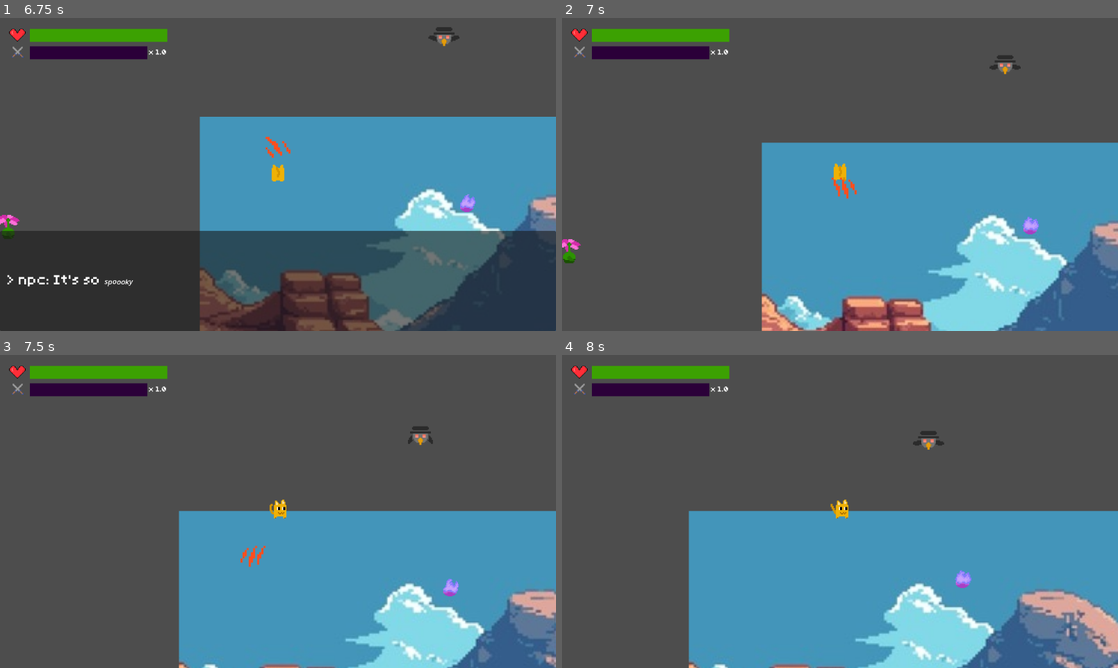
Above: before the commit, frames 1-4 (two rows, left to right).
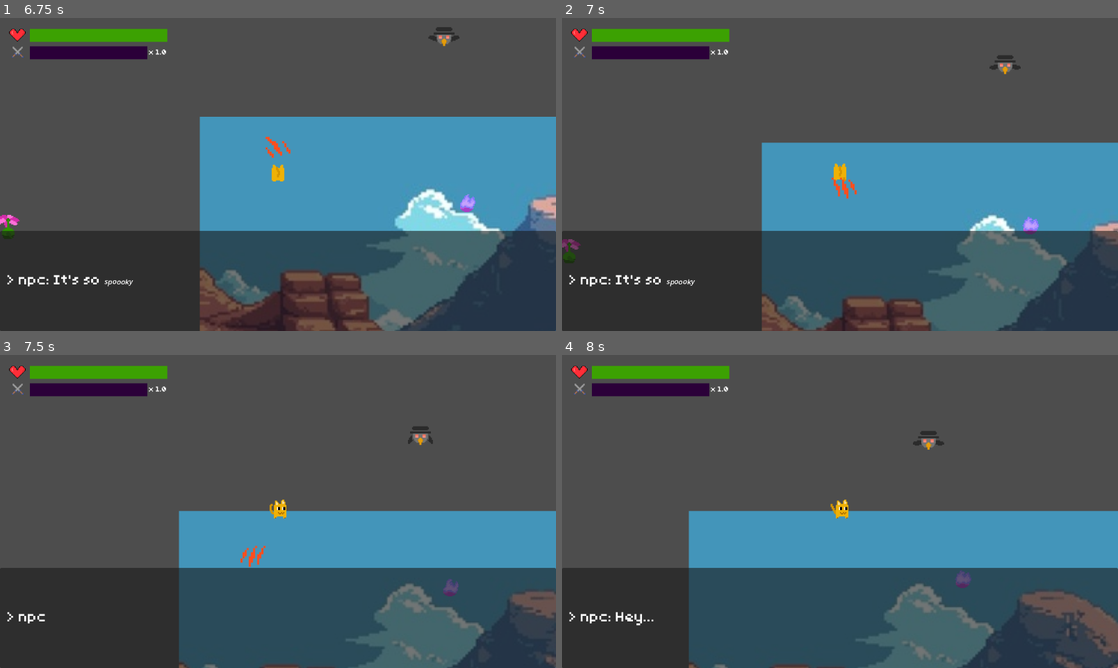
Above: after the commit, the same moments.

Repository: InvertedCarrot/PIXEL-JAM-2025
Game: Godot game, scene res://scenes/levels/level_debug.tscn
Two runs of this game, one before a commit and one after it. Both use one fixed random seed, a clock stepped at 60 frames per second and the inputs below.
Inputs (mouse positions are in pixels of both pictures, inside the frame that each line leads up to):
- Up to frame 1 (6.75 s): tap Enter (ui_accept) at 0.5, 0.77, 1.52, 3.02, 3.77, 4.52, 6.02 s; move the mouse to (400, 158) at 0.52 s; hold Right (right) 0.53-1.28 s; tap Space (attack) every 0.75 s from 0.6 to 6.6 s; click (400, 158) at 0.67 s; move the mouse to (166, 190) at 1.27 s; hold Down (down) 1.28-2.03 s; move the mouse to (333, 105) at 2.02 s; hold Right (right) 2.03-2.78 s; move the mouse to (250, 237) at 2.77 s; hold Up (up) 2.78-3.53 s; click (250, 237) at 2.92 s; move the mouse to (444, 221) at 3.52 s; hold Left (left) 3.53-5.03 s; tap 1 (debug) at 4.15 s; move the mouse to (111, 127) at 4.27 s; tap 2 (debug2, bound only after the commit) at 4.9 s; move the mouse to (305, 174) at 5.02 s; hold Down (down) 5.03-5.78 s; click (305, 174) at 5.17 s; move the mouse to (194, 96) at 5.77 s; hold Right (right) 5.78-6.53 s; move the mouse to (400, 158) at 6.52 s; hold Up (up) from 6.53 s (still down)
- Up to frame 2 (7 s): keep holding Up (up); tap Enter (ui_accept) at 6.77 s
- Up to frame 3 (7.5 s): move the mouse to (166, 527) at 7.27 s; release Up (up) at 7.28 s; hold Right (right) from 7.28 s (still down); tap Space (attack) at 7.35 s; click (166, 527) at 7.42 s
- Up to frame 4 (8 s): keep holding Right (right); tap Enter (ui_accept) at 7.52 s

Frame 1 is identical in both runs. In frame 2, 32% of the frame differs, in the area x 0-100%, y 68-100%; in frame 3, 32%; in frame 4, 32%.

Commit message:
better dialogues

Diff:
--- a/globals/globals.gd
+++ b/globals/globals.gd
@@ -130,8 +130,13 @@
 
 var dialogue_active: bool = false
 
-enum dialogue_stage{
-	START,
-	CUTSCENE1,
-	CUTSCENE2
+const DIALOGUE_BOX_SCENE = preload("res://scenes/UI/dialogue/dialogue_box.tscn")
+
+var CUTSCENE_DATA = {
+	"start":{
+		"gdscript": load("res://scenes/UI/dialogue/dialogues/start.gd")
+	},
+	"second":{
+		"gdscript": load("res://scenes/UI/dialogue/dialogues/second.gd")
+	}
 }
--- a/project.godot
+++ b/project.godot
@@ -64,6 +64,11 @@
 "events": [Object(InputEventKey,"resource_local_to_scene":false,"resource_name":"","device":0,"window_id":0,"alt_presse …(189 unchanged characters)…
 ]
 }
+debug2={
+"deadzone": 0.5,
+"events": [Object(InputEventKey,"resource_local_to_scene":false,"resource_name":"","device":-1,"window_id":0,"alt_pressed":false,"shift_pressed":false,"ctrl_pressed":false,"meta_pressed":false,"pressed":false,"keycode":0,"physical_keycode":50,"key_label":0,"unicode":50,"location":0,"echo":false,"script":null)
+]
+}
 
 [layer_names]
 
--- a/scenes/UI/dialogue/dialogue.gd
+++ b/scenes/UI/dialogue/dialogue.gd
@@ -7,7 +7,9 @@
 
 const dialogue_box_scene = preload("res://scenes/UI/dialogue/dialogue_box.tscn")
 
-func _ready() -> void:
+#func _ready() -> void:
+
+func begin():
 	dialogue_engine = dialogue_gdscript.new()
 	dialogue_engine.dialogue_started.connect(__on_dialogue_started)
 	dialogue_engine.dialogue_continued.connect(__on_dialogue_continued)
--- a/scenes/UI/dialogue/dialogue.tscn
+++ b/scenes/UI/dialogue/dialogue.tscn
@@ -1,14 +1,12 @@
-[gd_scene load_steps=4 format=3 uid="uid://dxmhk3caeu00h"]
+[gd_scene load_steps=3 format=3 uid="uid://dxmhk3caeu00h"]
 
 [ext_resource type="Script" path="res://scenes/UI/dialogue/dialogue.gd" id="1_ntmpk"]
-[ext_resource type="Script" path="res://scenes/UI/dialogue/dialogue_log.gd" id="2_wl0ba"]
 [ext_resource type="FontFile" uid="uid://e4xw2xsn1u5k" path="res://assets/tinypixel.otf" id="3_mc6fx"]
 
 [node name="Dialogue" type="VBoxContainer"]
 offset_right = 1200.0
 offset_bottom = 27.0
 script = ExtResource("1_ntmpk")
-dialogue_gdscript = ExtResource("2_wl0ba")
 
 [node name="RichTextLabel" type="RichTextLabel" parent="."]
 layout_mode = 2
--- a/scenes/UI/dialogue/dialogue_box.gd
+++ b/scenes/UI/dialogue/dialogue_box.gd
@@ -4,14 +4,6 @@
 
 @export var dialogue_gdscript : GDScript
 
-# Called when the node enters the scene tree for the first time.
-func _ready() -> void:
-	pass # Replace with function body.
-
 func begin():
-	print(dialogue_gdscript)
 	%Dialogue.dialogue_gdscript = dialogue_gdscript
-
-# Called every frame. 'delta' is the elapsed time since the previous frame.
-func _process(delta: float) -> void:
-	pass
+	%Dialogue.begin()
--- /dev/null
+++ b/scenes/UI/dialogue/dialogues/second.gd
@@ -0,0 +1,8 @@
+extends DialogueEngine
+
+var player_name : String # will be set by the UI code
+
+func _setup() -> void:
+	add_text_entry("Hey... this is a second time").set_metadata("author", "npc")
+	add_text_entry("Did you get memory loss?").set_metadata("author","npc")
+	add_text_entry("Seems like it...").set_metadata("author", "npc")
--- a/scenes/entities/entity.gd
+++ b/scenes/entities/entity.gd
@@ -177,7 +177,11 @@
 
 	if (Input.is_action_just_pressed("debug")):
 		Globals.dialogue_active = ! Globals.dialogue_active
-		dialogue_activate.emit("first")
+		dialogue_activate.emit("start")
+
+	if (Input.is_action_just_pressed("debug2")):
+		Globals.dialogue_active = ! Globals.dialogue_active
+		dialogue_activate.emit("second")
 
 	# move_and_slide() # move with physics engine (already accounts for deltaTime)
 
--- a/scenes/ui.gd
+++ b/scenes/ui.gd
@@ -3,7 +3,6 @@
 @onready var entity = get_tree().get_nodes_in_group("Entity")[0]
 
 var dialogue_box: DialogueBox = null
-const dialogue_box_scene = preload("res://scenes/UI/dialogue/dialogue_box.tscn")
 
 
 # Called when the node enters the scene tree for the first time.
@@ -13,9 +12,9 @@
 
 
 func start(scene: String):
-	print(scene)
-	dialogue_box = dialogue_box_scene.instantiate()
-	dialogue_box.dialogue_gdscript = load("res://scenes/UI/dialogue/dialogue_log.gd")
+	print("Scene:",scene)
+	dialogue_box = Globals.DIALOGUE_BOX_SCENE.instantiate()
+	dialogue_box.dialogue_gdscript = Globals.CUTSCENE_DATA[scene]["gdscript"]
 	# add dialogue_box as child
 	add_child(dialogue_box)
 	dialogue_box.begin()
Renamed: scenes/UI/dialogue/dialogue_log.gd -> scenes/UI/dialogue/dialogues/start.gd
